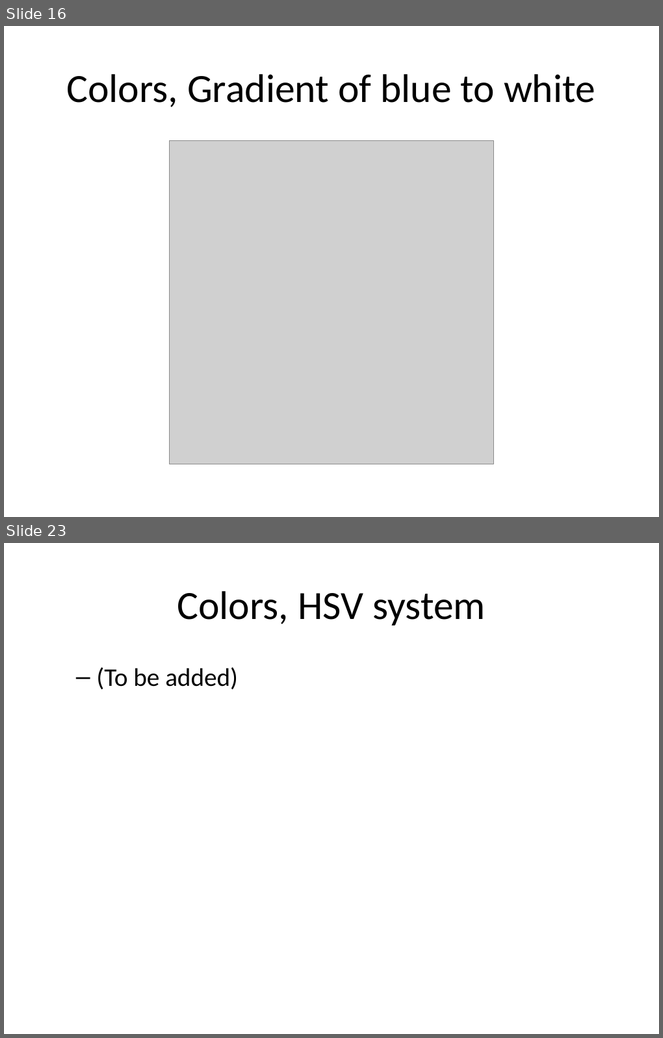
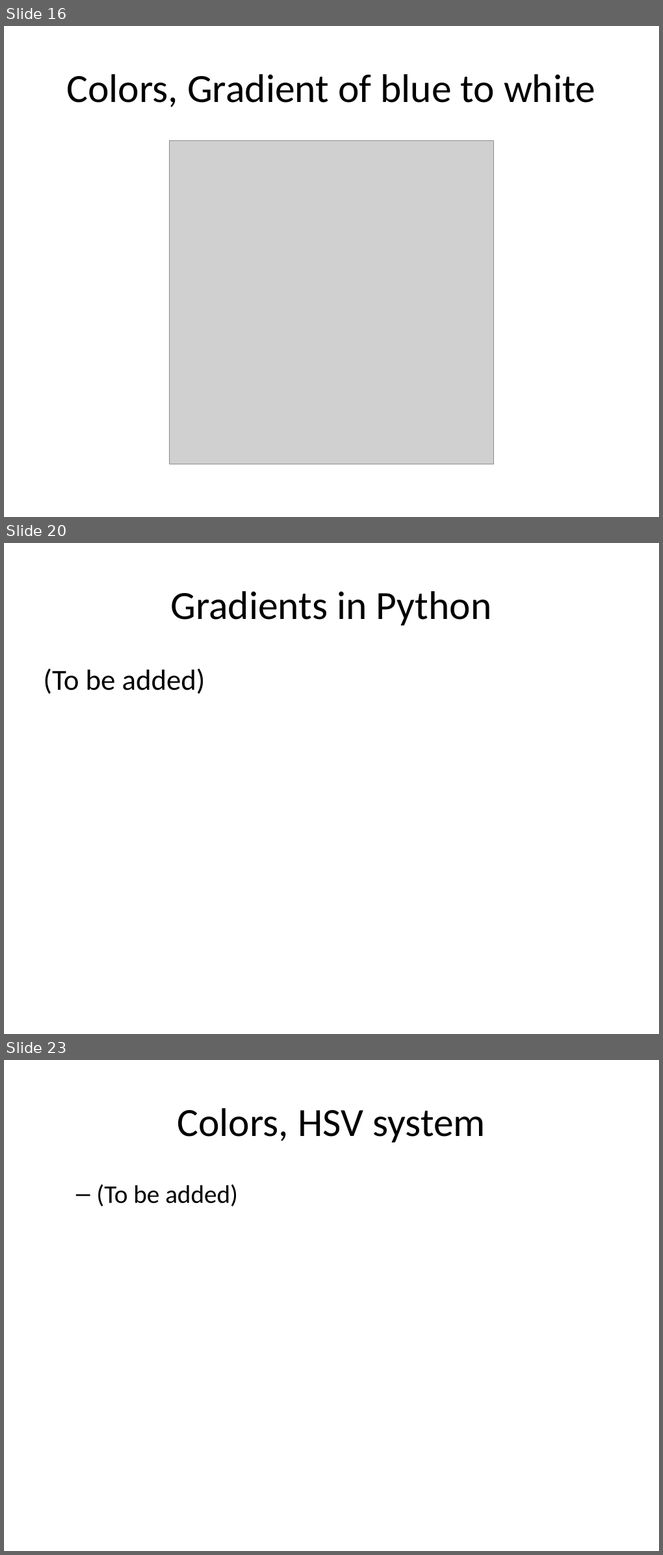
Before and after one commit to pmean/data-visualization, a slide deck: data-viz-02/component/tutorial-colors.pptx. Shown one above the other, each under a label of ours: slides 16 and 23 before the commit, slides 16, 20 and 23 after it; the slides between them are not shown. The pictures are 663x1038 and 663x1555 pixels, drawn with LibreOffice and Linux fonts; fonts in the diff are those of the drawing; grey boxes stand for pictures. Boxes give left, top, right and bottom in pixels: in the first picture for what was removed or moved away, otherwise in the second. Text is boxed around its words. In the diff, an @@ line names an element or a change of style, - is before the commit and + after.

```diff
--- a/data-viz-02/component/tutorial-colors.pptx
+++ b/data-viz-02/component/tutorial-colors.pptx
@@ slide 20 added at box(4, 543, 659, 1034), background #FFFFFF @@
@@ title added at box(170, 591, 492, 626), 44 pt, text #000000 @@
+Gradients in Python
@@ text added at box(43, 668, 206, 694), 32 pt, text #000000 @@
+(To be added)
```
Also in this commit, not shown: 4 slides changed, 2 other slides added, 3 slides removed, 11 other files.
